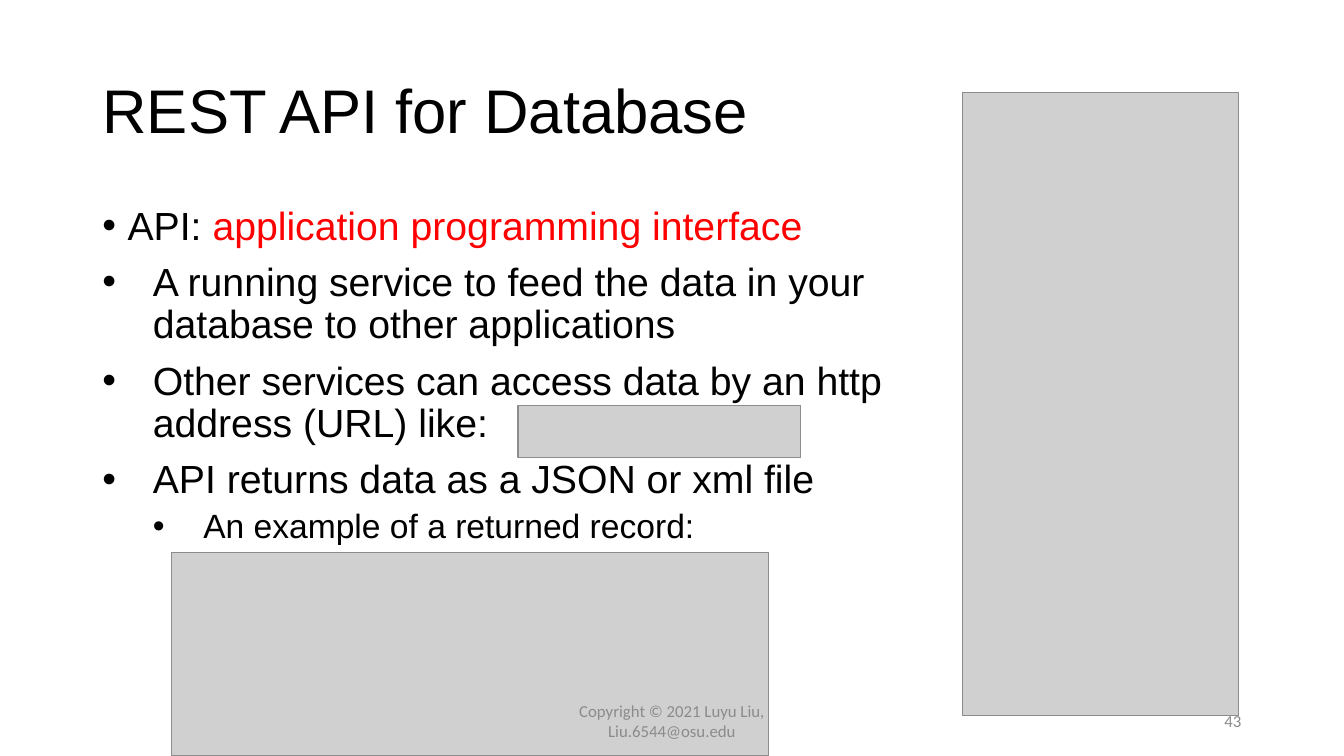
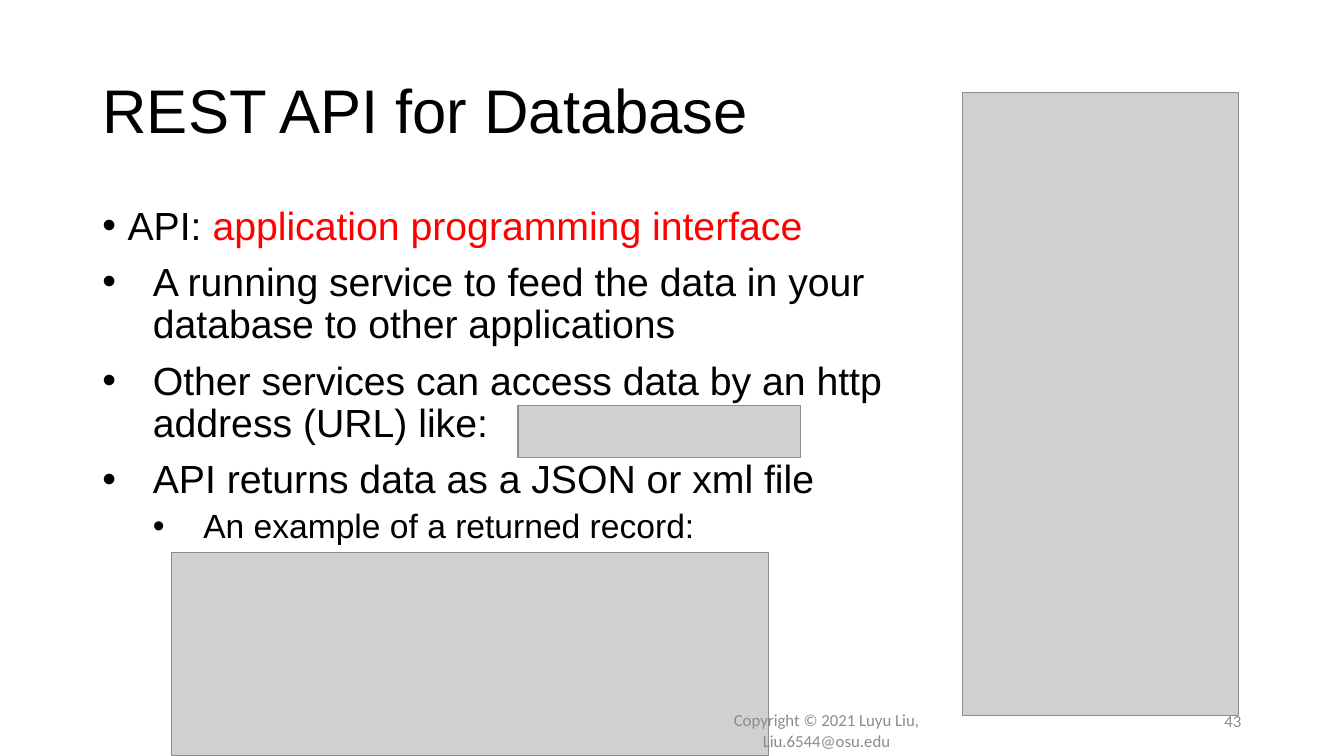
Before and after one commit to xiaohuiliugis/UCGIS-Fullstack-Geovisualization-Workshop, a slide deck: slide 43 of doc/presentation.pptx. Drawn at 1344x756 pixels with LibreOffice and Linux fonts; fonts in the diff are those of the drawing; grey boxes stand for pictures; background and template pictures are left out. Boxes give left, top, right and bottom in pixels: in the first picture for what was removed or moved away, otherwise in the second. Text is boxed around its words. In the diff, an @@ line names an element or a change of style, - is before the commit and + after.

```diff
--- a/doc/presentation.pptx
+++ b/doc/presentation.pptx
@@ text "Copyright © 2021 Luyu Liu," rewrapped from [579, 705, 764, 739] to [734, 713, 919, 751] @@
```
Also in this commit, not shown: 17 other slides changed.
